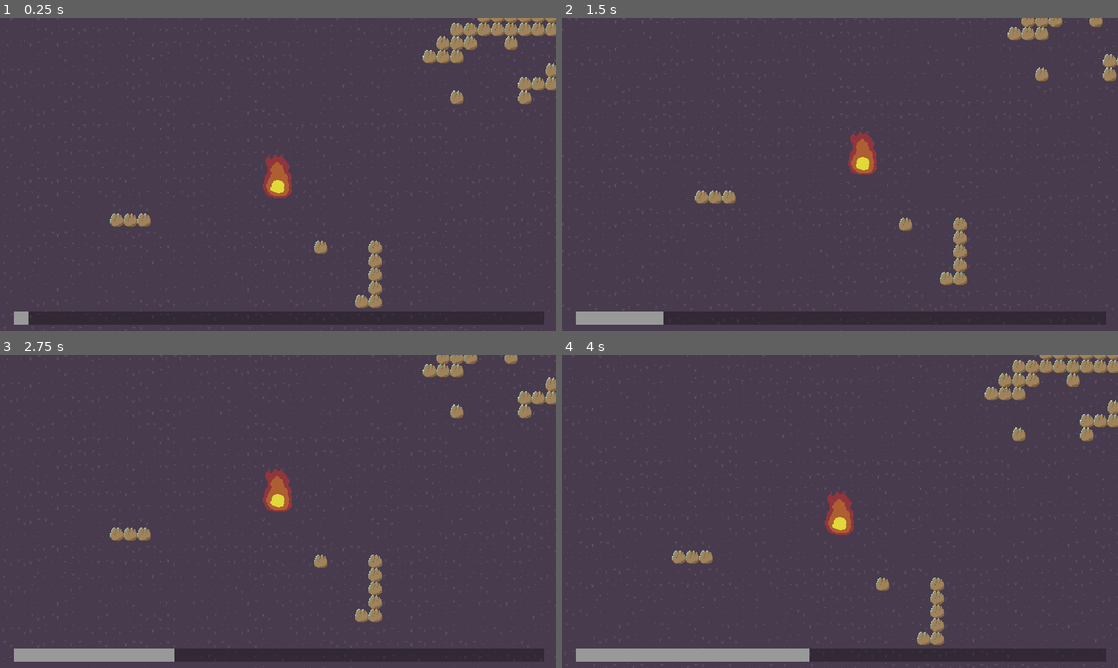
Above: before the commit, frames 1-4 (two rows, left to right).
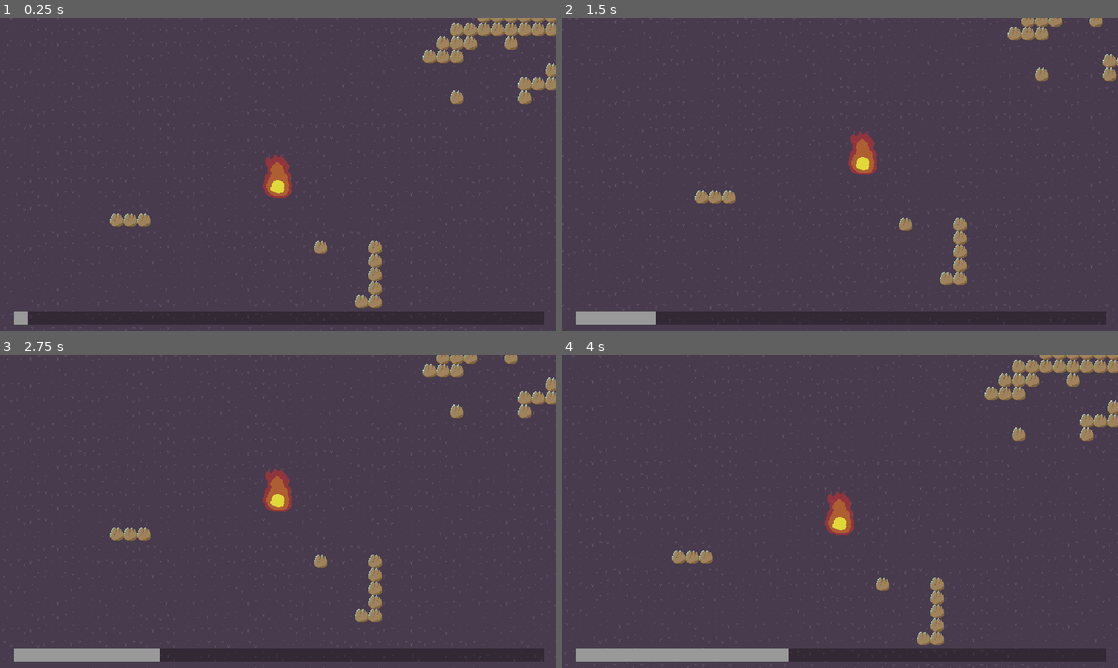
Above: after the commit, the same moments.

Repository: sushitoad/tower-defense-prototype
Game: Godot game, scene res://scenes/test_scene.tscn
Same seed, same stepped clock (60 frames per second), same inputs: the game is played once before the commit and once after it.
Inputs (mouse positions are in pixels of both pictures, inside the frame that each line leads up to):
- Up to frame 1 (0.25 s): no input
- Up to frame 2 (1.5 s): move the mouse to (962, 158) at 0.52 s; tap S (CameraDown) at 0.6 s; move the mouse to (728, 190) at 1.27 s; tap A (CameraLeft) at 1.35 s
- Up to frame 3 (2.75 s): move the mouse to (333, 442) at 2.02 s; tap D (CameraRight) at 2.1 s
- Up to frame 4 (4 s): move the mouse to (812, 574) at 2.77 s; tap W (CameraUp) at 2.85 s; move the mouse to (1006, 558) at 3.52 s; click (1006, 558) at 3.6 s

The runs differ from the first frame. In frame 1, less than 0.1% of the frame differs, in the area x 5-6%, y 93-98%; in frame 2, less than 0.1%; in frame 3, 0.1%; in frame 4, 0.2%, in the area x 40-45%, y 93-98%.

Commit message:
working on bugs

Diff:
--- a/scenes/test_scene.tscn
+++ b/scenes/test_scene.tscn
@@ -47,6 +47,7 @@
 tile_set = SubResource("TileSet_h3xc6")
 
 [node name="LevelManager" parent="." instance=ExtResource("1_3qnke")]
+unique_name_in_owner = true
 
 [node name="BuildUI" parent="." instance=ExtResource("1_g7g4h")]
 
--- a/scripts/charge_bar.gd
+++ b/scripts/charge_bar.gd
@@ -23,7 +23,7 @@
 	else:
 		currentCharge += delta * chargeTowerBoost
 	value = currentCharge
-	print(chargeTowerBoost)
+	#print(chargeTowerBoost)
 
 func AddCharges(chargeAmount: int):
 	var chargesBefore: int = numberOfCharges
--- a/scripts/charge_tower.gd
+++ b/scripts/charge_tower.gd
@@ -2,6 +2,7 @@
 
 @export var chargeBoostPercent: float = 5
 @export var enemySlowAmount: float = 4
+@export var startsOnMap: bool = false
 var buildUI: Control
 var chargeBar: ProgressBar
 @onready var tower: StaticBody2D = get_parent()
@@ -22,32 +23,15 @@
 	tower.on_destroyed.connect(StopSlowOnDormant)
 	tower.on_awoke.connect(AdjustChargeRate)
 	tower.on_awoke.connect(StartSlowOnAwoke)
-	if !tower.isDestroyed and !tower.isBeingPlaced:
+	if Time.get_ticks_msec() < 2000:
 		AdjustChargeRate()
 
-#in process, if not destroyed, find each enemy in range and apply slow
-#how does is not add an additional charge each frame?
-
-#this needs to have a function attached to on_destroyed signal that removes itself from all slowingTowers arrays
-#func _process(delta: float) -> void:
-#	if !tower.isDestroyed and !tower.isBeingPlaced:
-#		var enemies: Array[Node] = get_tree().get_nodes_in_group("enemy")
-#		for enemy in enemies:
-#			if enemy.slowingTowers.find(self) == -1:
-#				if global_position.distance_to(enemy.global_position) <= circleShape.radius:
-#					enemy.slowingTowers.append(self)
-#			else:
-#				if global_position.distance_to(enemy.global_position) > circleShape.radius:
-#					enemy.slowingTowers.remove_at(enemy.slowingTowers.find(enemy))
-
-#i wonder if there's a more elegant solution not in process, something still using on_body_entered?
-
 func AdjustChargeRate():
-	if !tower.isDestroyed and !tower.isBeingPlaced:
+	if !tower.isDestroyed:
 		chargeBar.chargeTowerBoost += (chargeBoostPercent / 100)
 	else:
 		chargeBar.chargeTowerBoost -= (chargeBoostPercent / 100)
-	#print("charge rate is: " + str(chargeBar.chargeTowerBoost))
+	print("charge rate is: " + str(chargeBar.chargeTowerBoost))
 
 func _on_body_entered(body: Node2D) -> void:
 	if body.is_in_group("enemy"):
@@ -62,12 +46,10 @@
 			UnslowEnemy(body)
 
 func StopSlowOnDormant():
-	#this will be connected to the on_destroyed signal
 	for enemy in slowedEnemies:
 		UnslowEnemy(enemy)
 
 func StartSlowOnAwoke():
-	#this will be connected to the on_awoke signal
 	for enemy in enemiesInRangeToSlow:
 		if slowedEnemies.find(enemy) == -1:
 			SlowEnemy(enemy)
--- a/scripts/tower.gd
+++ b/scripts/tower.gd
@@ -27,7 +27,6 @@
 		allOtherTowers.remove_at(allOtherTowers.find(self))
 		var noneTooClose: bool = true
 		for tower in allOtherTowers:
-			#if distance to is less than distanceNeededToPlace
 			if global_position.distance_to(tower.global_position) < distanceNeededToPlace:
 				tooCloseToOthers = true
 				$Sprite2D.modulate = dormantColor
@@ -38,7 +37,6 @@
 
 func TakeDamage(damage: int):
 	currentHealth -= damage
-	#print(currentHealth)
 	if currentHealth <= 0:
 		currentHealth = 0
 		isDestroyed = true
